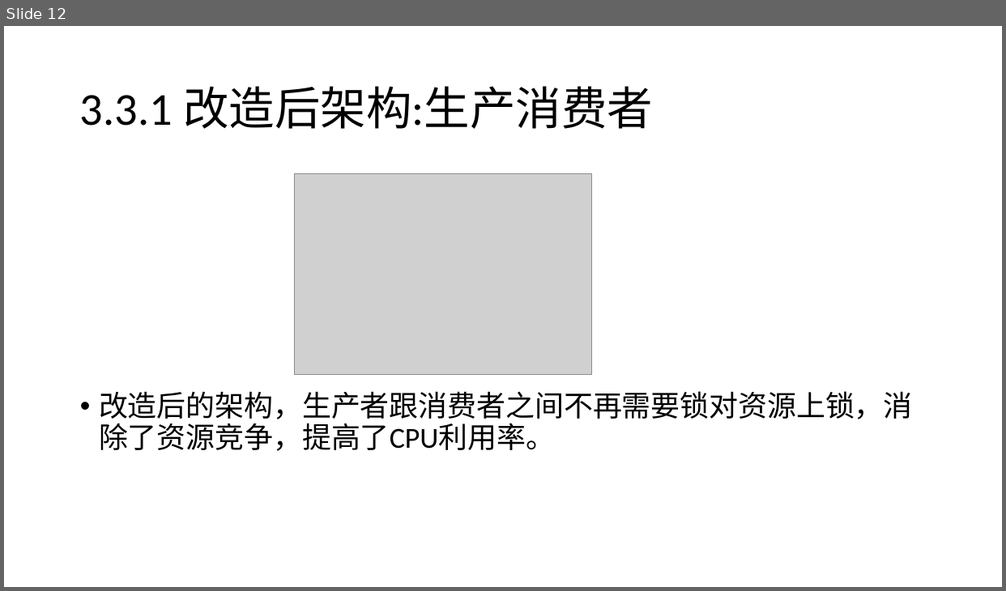
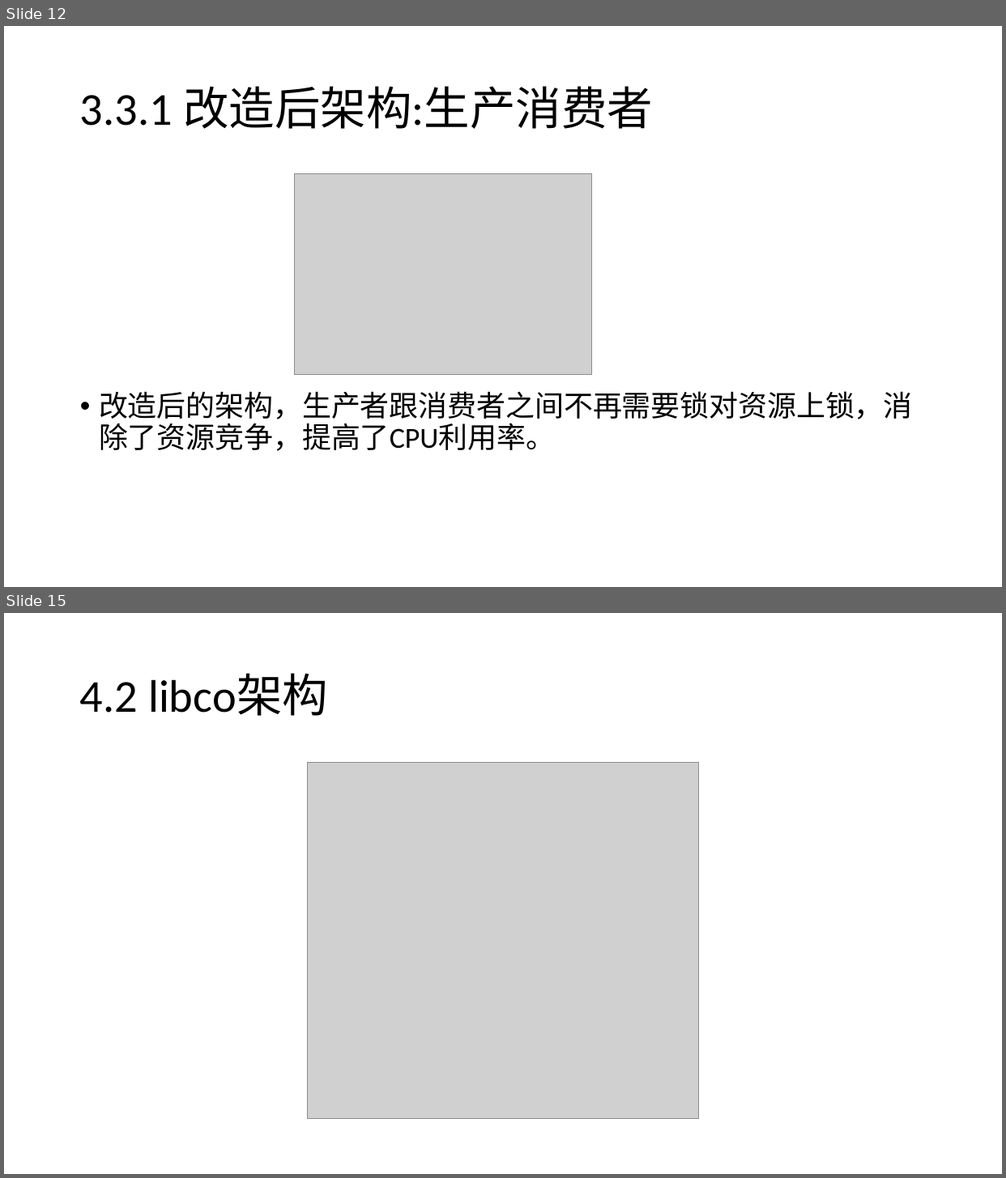
Before and after one commit to djpan0303/tech_paper, a slide deck: 协程/协程-潘东经.pptx. Shown one above the other, each under a label of ours: slide 12 before the commit, slides 12 and 15 after it; the slides between them are not shown. The pictures are 1006x591 and 1006x1178 pixels, drawn with LibreOffice and Linux fonts; fonts in the diff are those of the drawing; grey boxes stand for pictures. Boxes give left, top, right and bottom in pixels: in the first picture for what was removed or moved away, otherwise in the second. Text is boxed around its words. In the diff, an @@ line names an element or a change of style, - is before the commit and + after.

```diff
--- a/协程/协程-潘东经.pptx
+++ b/协程/协程-潘东经.pptx
@@ slide 15 added at (4,613,1002,1174), background #FFFFFF @@
@@ title added at (80,673,328,716), 44 pt, text #000000 @@
+4.2 libco架构
@@ picture added at (307,763,699,1119) @@
```
Also in this commit, not shown: 2 slides changed, 3 other slides added, 2 other files.
